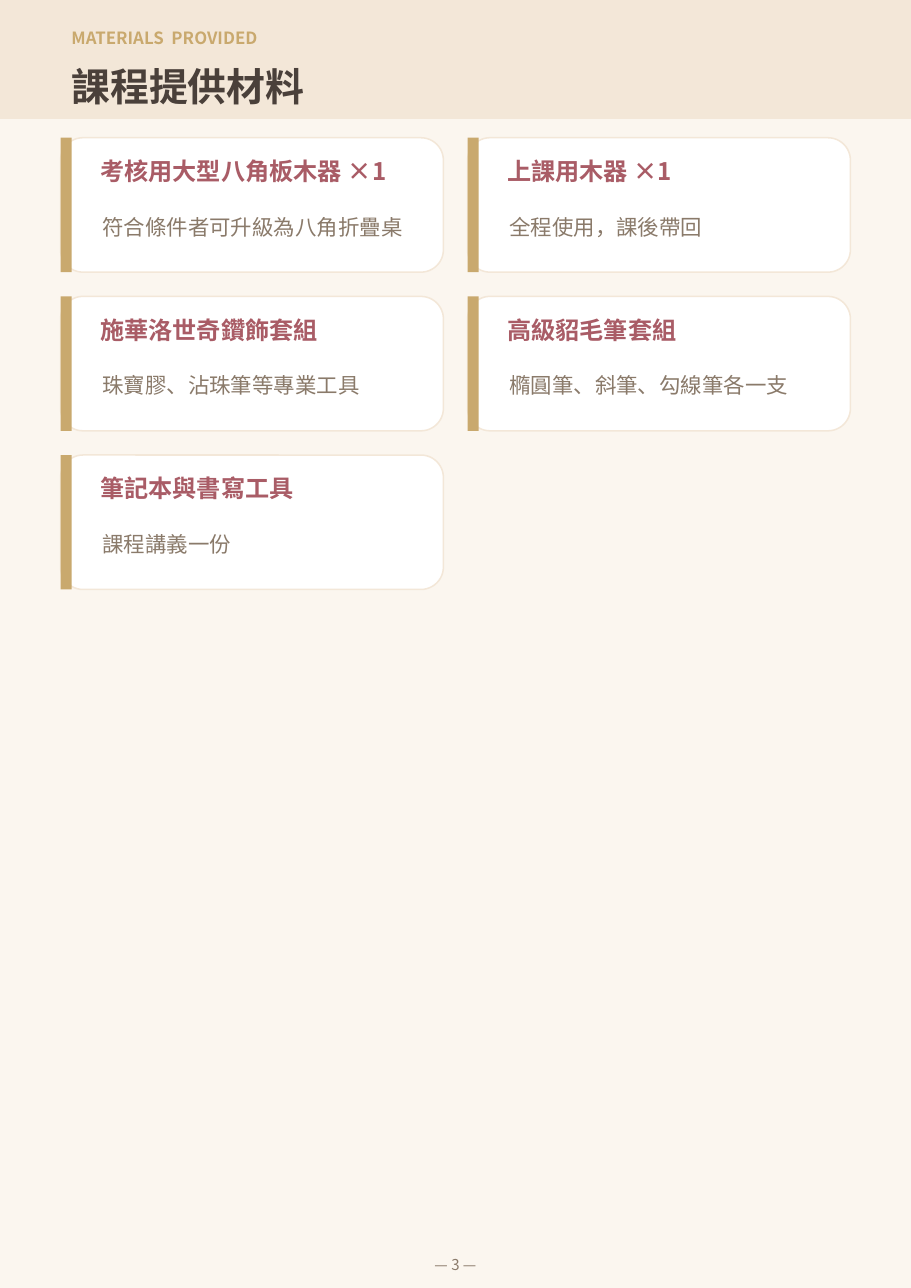
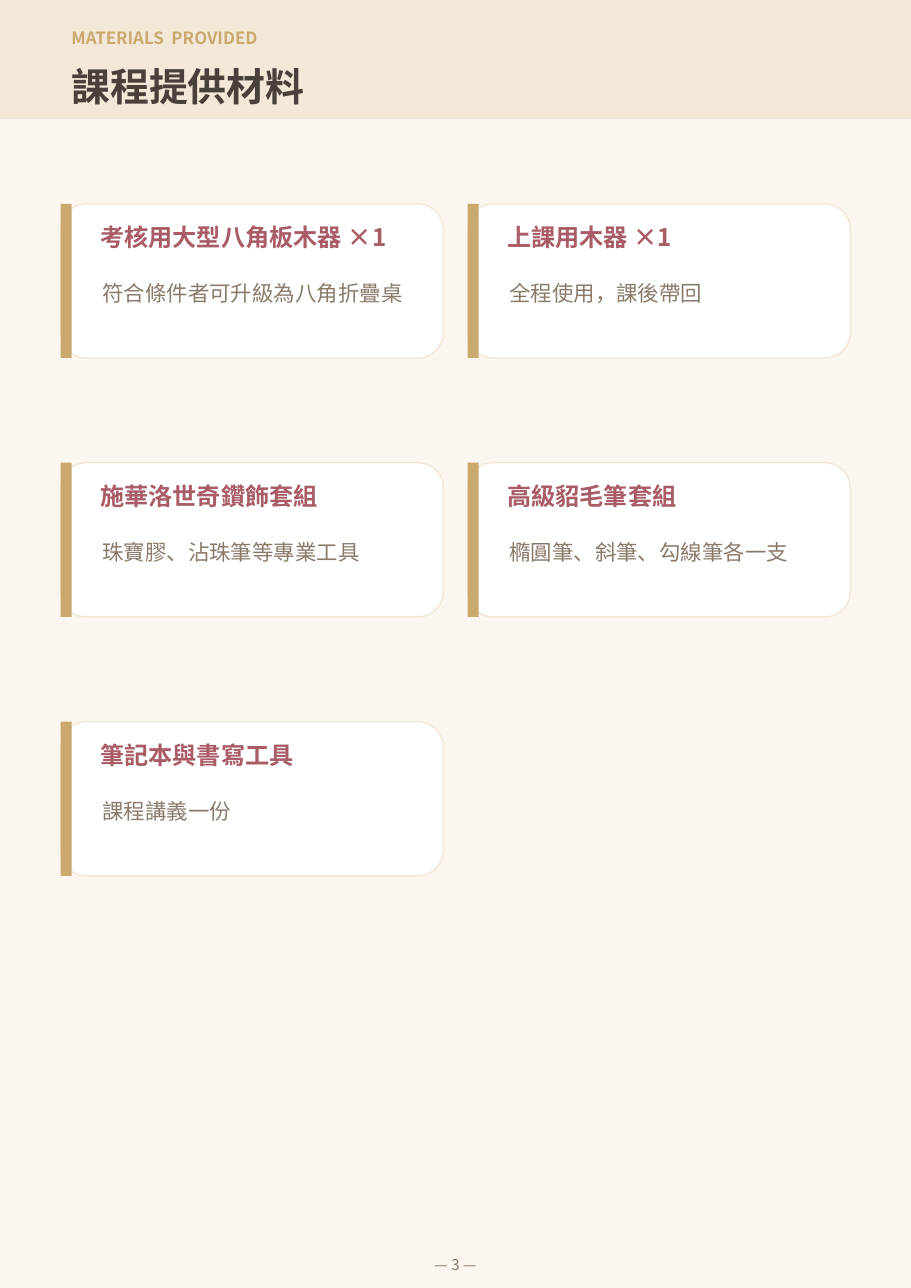
Before and after one commit to serina168/mandala-beginner, a slide deck: slide 3 of mandala_l1_handout.pptx. Drawn at 911x1288 pixels with LibreOffice and Linux fonts; fonts in the diff are those of the drawing; background and template pictures are left out. Boxes give left, top, right and bottom in pixels: in the first picture for what was removed or moved away, otherwise in the second. Text is boxed around its words. In the diff, an @@ line names an element or a change of style, - is before the commit and + after.

```diff
--- a/mandala_l1_handout.pptx
+++ b/mandala_l1_handout.pptx
@@ rounded rectangle: place and size @@
-rounded rectangle at [61,138,444,272]
+rounded rectangle at [61,204,444,358]
@@ rectangle: place and size @@
-rectangle at [61,138,72,272]
+rectangle at [61,204,72,358]
@@ rounded rectangle: place and size @@
-rounded rectangle at [468,138,852,272]
+rounded rectangle at [468,204,852,358]
@@ rectangle: place and size @@
-rectangle at [468,138,479,272]
+rectangle at [468,204,479,358]
@@ 4 texts: place and size @@
-4 texts at [100,159,702,237]
+4 texts at [100,225,702,303]
@@ rounded rectangle: place and size @@
-rounded rectangle at [61,296,444,431]
+rounded rectangle at [61,463,444,617]
@@ rectangle: place and size @@
-rectangle at [61,296,72,431]
+rectangle at [61,463,72,617]
@@ rounded rectangle: place and size @@
-rounded rectangle at [468,296,852,431]
+rounded rectangle at [468,463,852,617]
@@ rectangle: place and size @@
-rectangle at [468,296,479,431]
+rectangle at [468,463,479,617]
@@ 4 texts: place and size @@
-4 texts at [100,318,788,395]
+4 texts at [100,484,788,562]
@@ rounded rectangle: place and size @@
-rounded rectangle at [61,455,444,589]
+rounded rectangle at [61,722,444,876]
@@ rectangle: place and size @@
-rectangle at [61,455,72,589]
+rectangle at [61,722,72,876]
@@ text "筆記本與書寫工具": place and size @@
-text "筆記本與書寫工具" at [100,476,293,499]
+text "筆記本與書寫工具" at [100,743,293,766]
@@ text "課程講義一份": place and size @@
-text "課程講義一份" at [102,534,231,554]
+text "課程講義一份" at [102,801,231,821]
```
Also in this commit, not shown: 5 other slides changed, 3 other files.
